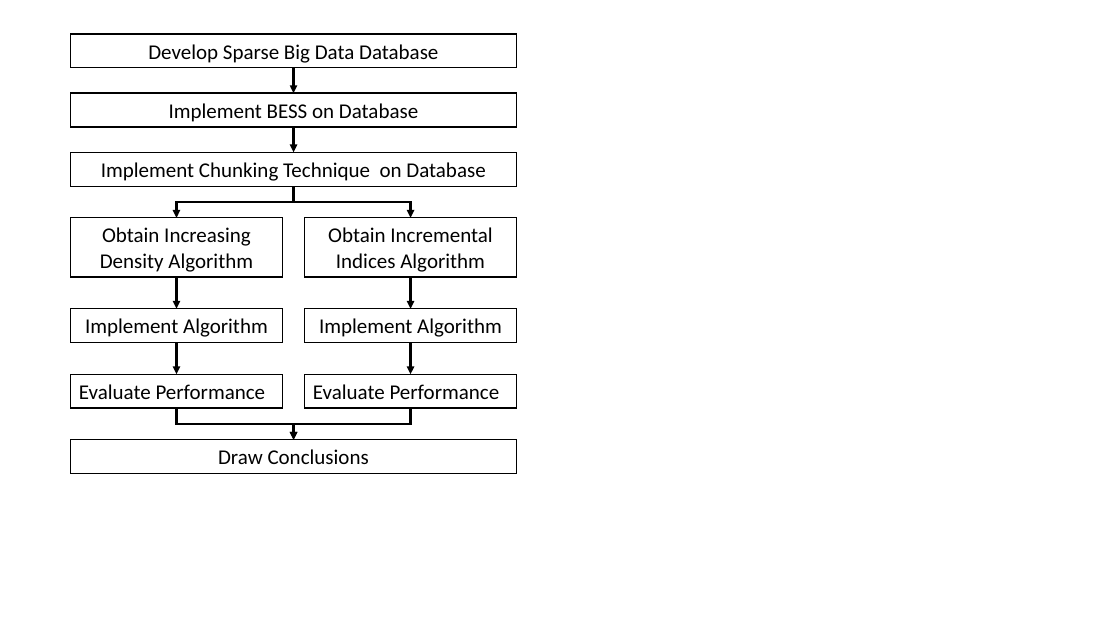
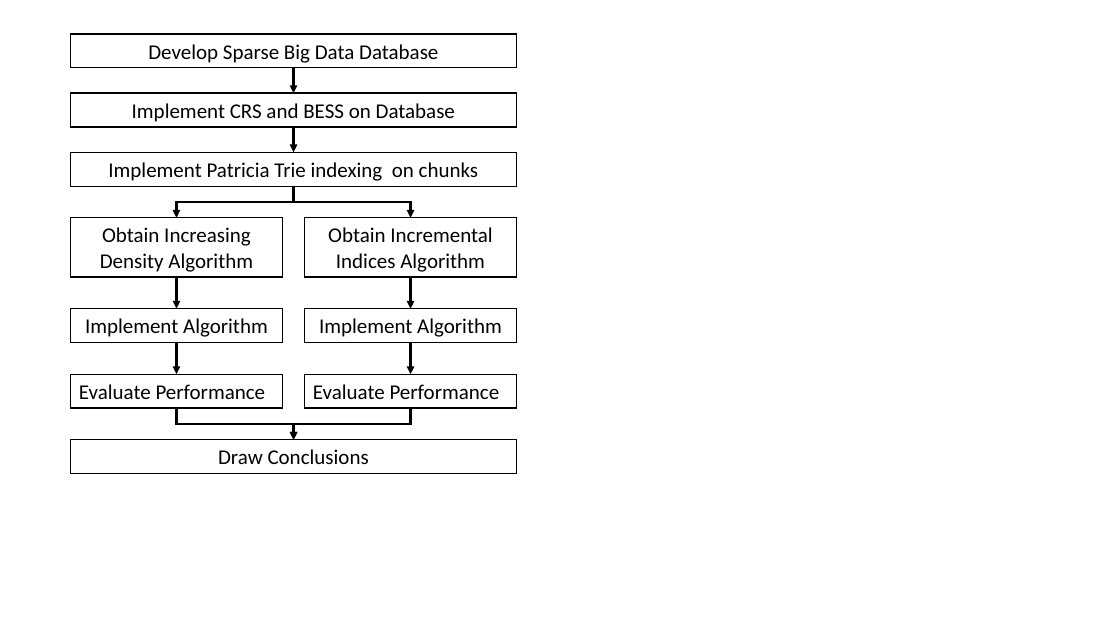
Before and after one commit to Catherine-honegger/Masters, a slide deck: slide 1 of figures.pptx. Drawn at 1120x630 pixels with LibreOffice and Linux fonts; fonts in the diff are those of the drawing. Boxes give left, top, right and bottom in pixels: in the first picture for what was removed or moved away, otherwise in the second. Text is boxed around its words. In the diff, an @@ line names an element or a change of style, - is before the commit and + after.

```diff
--- a/figures.pptx
+++ b/figures.pptx
@@ text in rectangle at bbox=[132, 103, 455, 122]: text changed @@
-Implement BESS on Database
+Implement CRS and BESS on Database
@@ text in rectangle at bbox=[108, 162, 478, 181]: text changed @@
-Implement Chunking Technique on Database
+Implement Patricia Trie indexing on chunks
```
Also in this commit, not shown: 5 other files.
